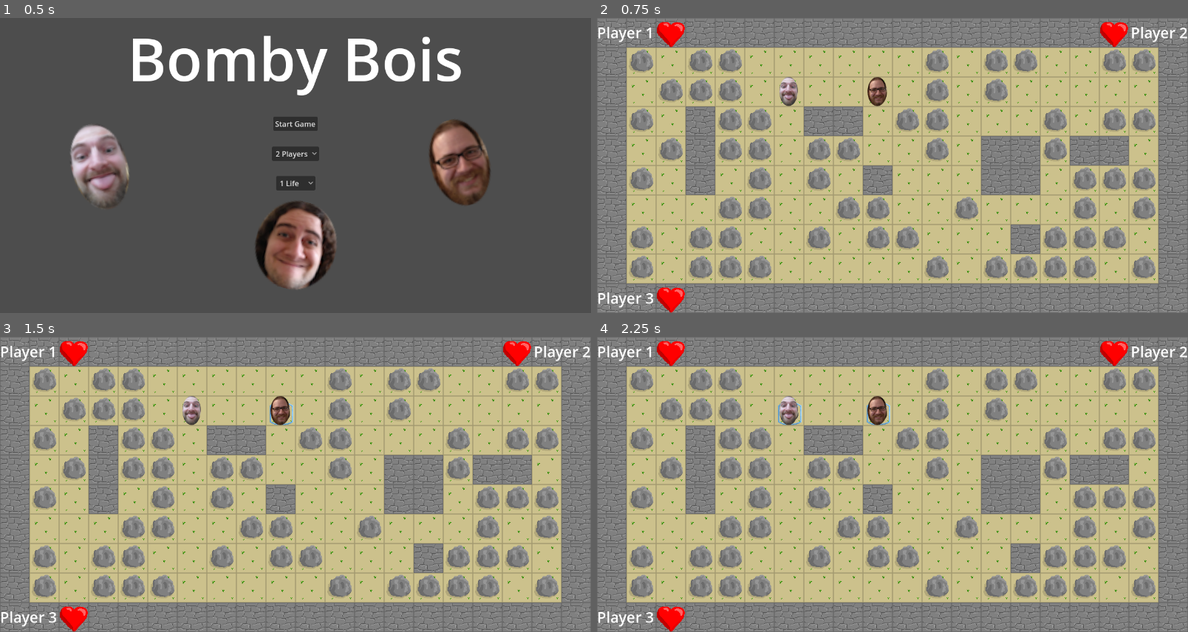
Above: before the commit, frames 1-4 (two rows, left to right).
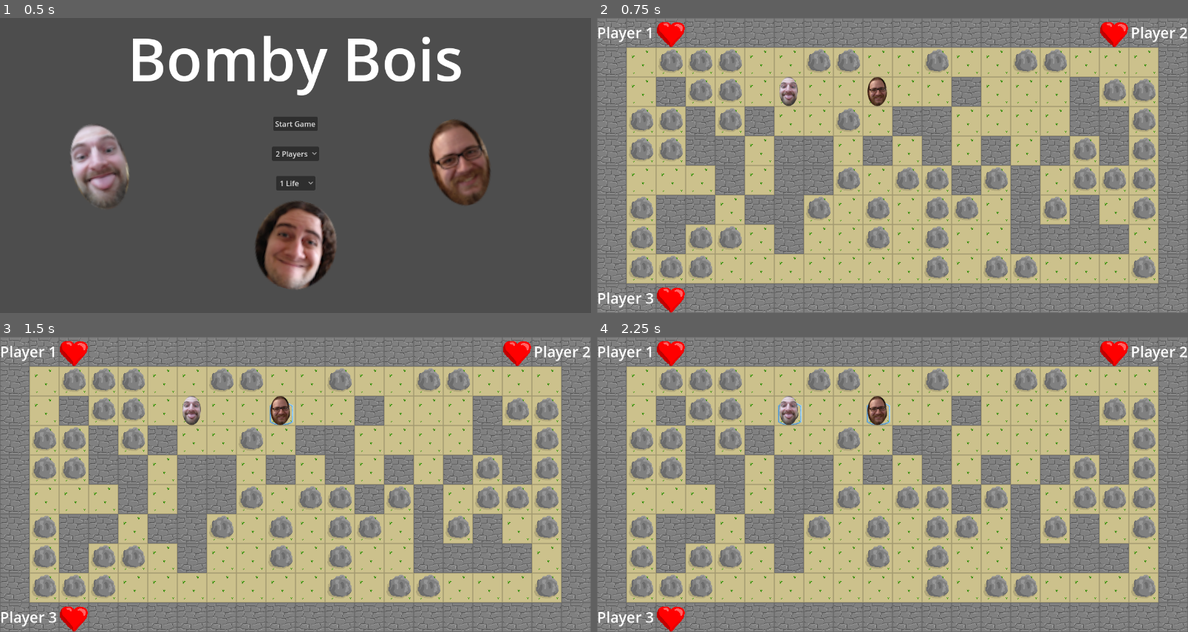
Above: after the commit, the same moments.

Repository: tierriminator/bombyboi
Game: Godot game, scene res://main_menu.tscn
The game is run twice, just before and just after one commit, with the same random seed, the same clock (stepped at 60 frames per second) and the same inputs.
Inputs:
- Up to frame 1 (0.5 s): no input
- Up to frame 2 (0.75 s): click "Start Game" at 0.5 s
- Up to frame 3 (1.5 s): tap Enter at 1.25 s
- Up to frame 4 (2.25 s): tap Space at 2 s

Frame 1 is identical in both runs. In frame 2, 24% of the frame differs, in the area x 5-95%, y 10-89%; in frame 3, 24%; in frame 4, 24%.

Commit message:
cool maps

Diff:
--- a/bombyboi/main_menu.tscn
+++ b/bombyboi/main_menu.tscn
@@ -150,7 +150,7 @@
 
 [node name="AudioStreamPlayer" type="AudioStreamPlayer" parent="."]
 stream = ExtResource("9_dy7ct")
-volume_db = -2.055
+volume_db = -7.0
 
 [connection signal="pressed" from="MenuCenter/NewGame" to="." method="_on_new_game_pressed"]
 [connection signal="timeout" from="p1/Timer" to="p1" method="_on_timer_timeout"]
--- a/bombyboi/map.gd
+++ b/bombyboi/map.gd
@@ -13,7 +13,11 @@
 	Vector2i(3, 1),
 	Vector2i(2, 2),
 	Vector2i(1, 3),
-	Vector2i(1, 4)
+	Vector2i(1, 4),
+	Vector2i(2, 5),
+	Vector2i(5, 2),
+	Vector2i(1, 6),
+	Vector2i(6, 1)
 ]
 
 var pink_energy_p = 0.5
@@ -35,16 +39,33 @@
 	$soundtrack.play()
 
 func create_map() -> void:
-	for n in 20:
-		var segment = walls.pick_random()
-		var pos = Vector2i(randi_range(1, 13), randi_range(1, 3))
-		set_area(pos, segment  + Vector2i(2, 2), 1)
-		set_area(pos + Vector2i(1, 1), segment, 0)
+	var spawned_walls = 0
+	while(spawned_walls < 20):
+		var pos = Vector2i(randi_range(1, 18), randi_range(1, 8))
+		if get_free_neighbours(pos) > 2:
+			spawn_wall(pos)
+			spawned_walls += 1
+
 	for x in 20:
 		for y in 10:
 			var pos = Vector2i(x, y)
 			if get_type(pos) == 1 and randf() < 0.5:
 				set_tile(pos, 2)
+
+func spawn_wall(start: Vector2i, steps = 0) -> void:
+	set_tile(start, 0)
+	if steps < 7:
+		var next = Vector2i(start.x + [-1, 1].pick_random(), start.y + [-1, 1].pick_random())
+		if get_free_neighbours(next) > 2:
+			spawn_wall(next, steps + 1)
+
+func get_free_neighbours(pos: Vector2i) -> int:
+	var count = 0
+	for x in [-1, 1]:
+		for y in [-1, 1]:
+			if get_type(pos + Vector2i(x, y)) == 1:
+				count += 1
+	return count
 
 func get_type(pos: Vector2i) -> int:
 	return terrain.get_cell_atlas_coords(pos).y
